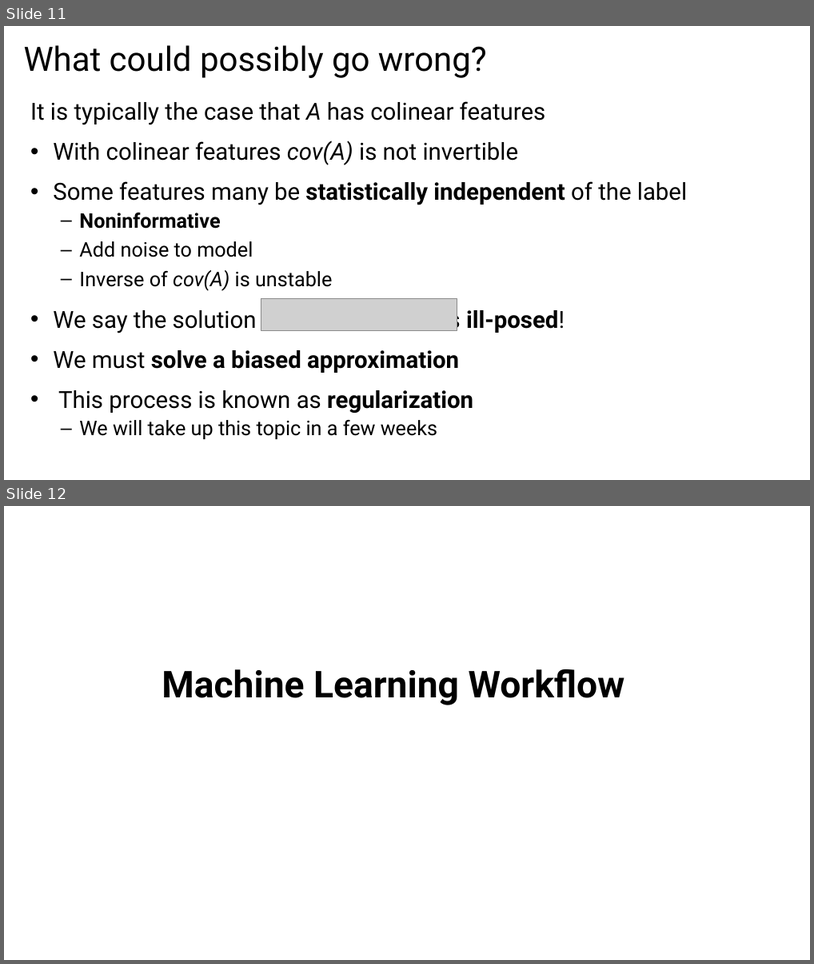
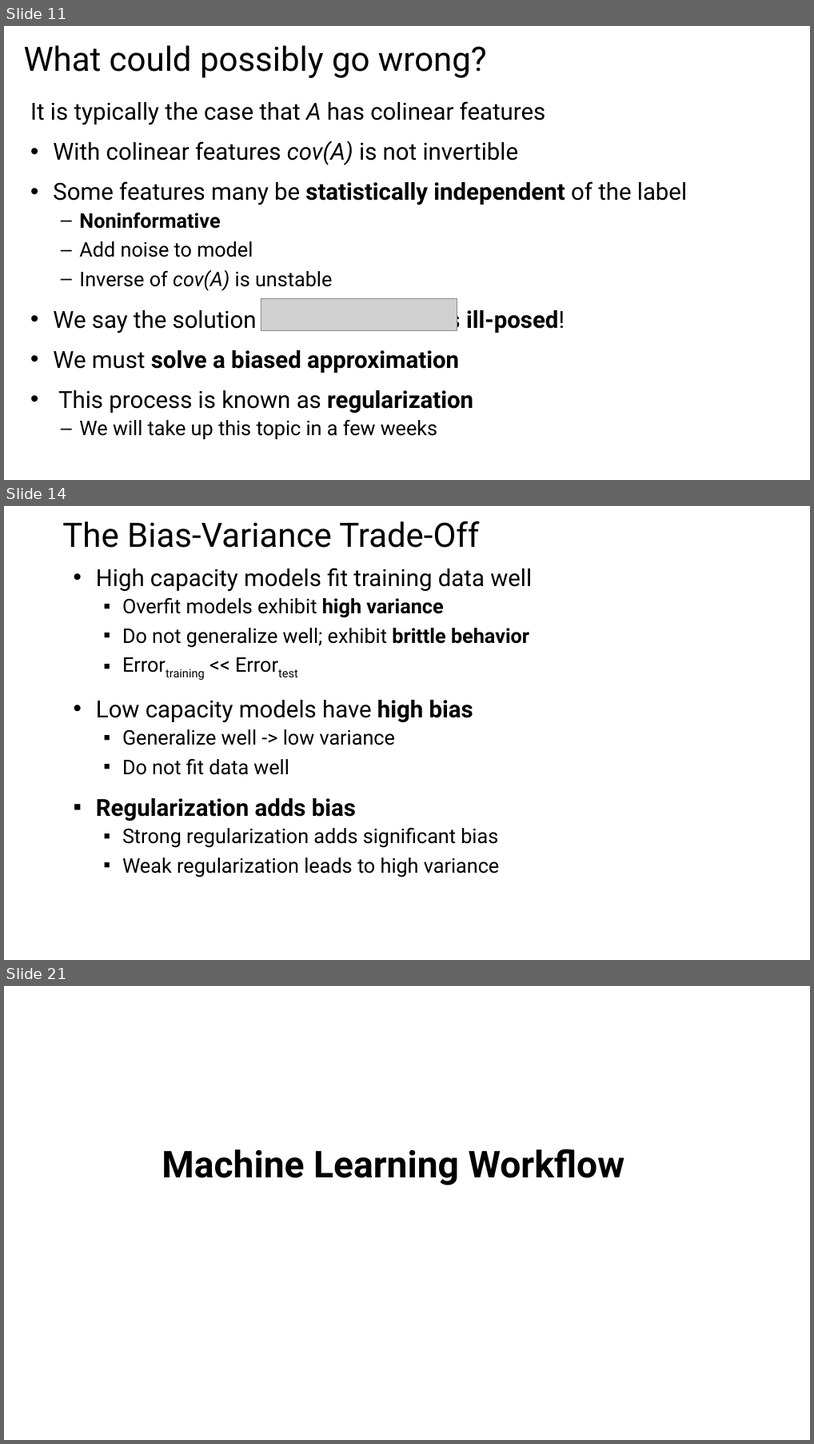
Before and after one commit to StephenElston/CSCI-E25, a slide deck: Slides/4_MachineLearningForCV.pptx. Shown one above the other, each under a label of ours: slides 11 and 12 before the commit, slides 11, 14 and 21 after it; the slides between them are not shown. The pictures are 814x964 and 814x1444 pixels, drawn with LibreOffice and Linux fonts; fonts in the diff are those of the drawing; grey boxes stand for pictures. Boxes give left, top, right and bottom in pixels: in the first picture for what was removed or moved away, otherwise in the second. Text is boxed around its words. In the diff, an @@ line names an element or a change of style, - is before the commit and + after.

```diff
--- a/Slides/4_MachineLearningForCV.pptx
+++ b/Slides/4_MachineLearningForCV.pptx
@@ slide 14 added at box(4, 506, 810, 960), background #FFFFFF @@
@@ title added at box(62, 521, 479, 548), 40 pt, text #000000 @@
+The Bias-Variance Trade-Off
@@ text added at box(96, 568, 532, 877), 24 pt, text #000000 @@
+• High capacity models fit training data well
+  ▪ Overfit models exhibit high variance
+  ▪ Do not generalize well; exhibit brittle behavior
+  ▪ Errortraining << Errortest
+• Low capacity models have high bias
+  ▪ Generalize well -> low variance
+  ▪ Do not fit data well
+▪ Regularization adds bias
+  ▪ Strong regularization adds significant bias
+  ▪ Weak regularization leads to high variance
@@ what was slide 12 is now slide 21 @@
```
Also in this commit, not shown: 3 slides changed, 10 other slides added.
